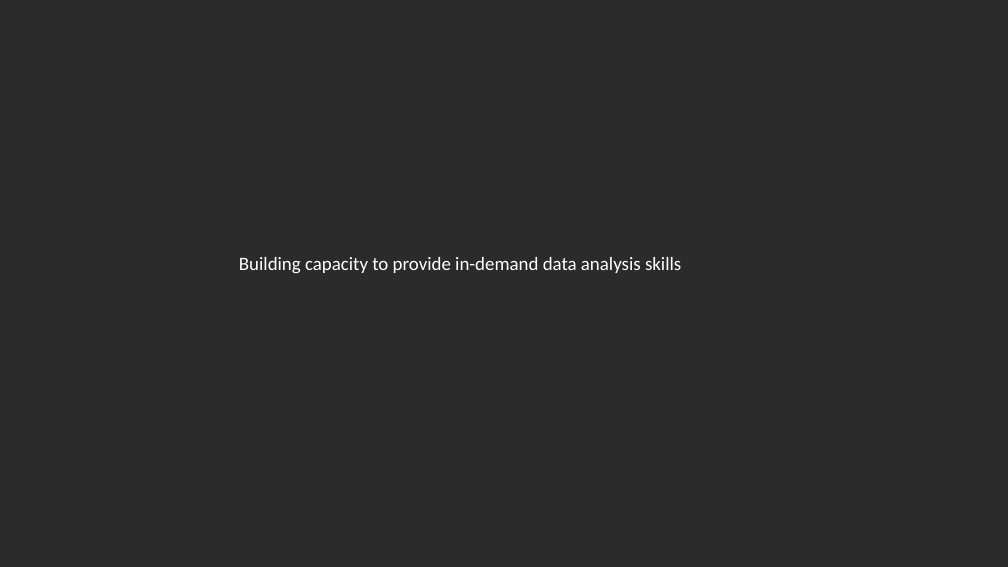
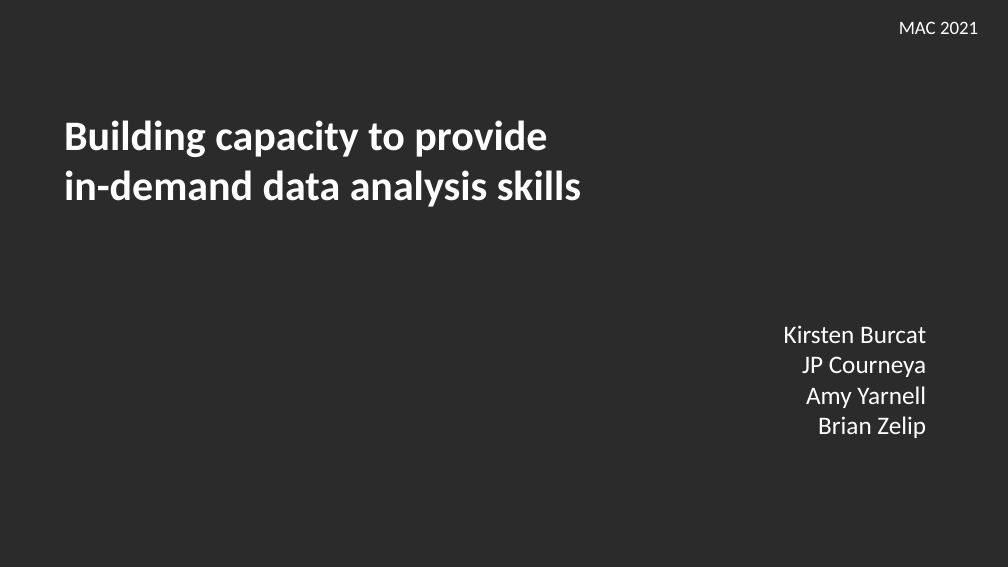
Before and after one commit to hshsl-training/library-carpentry-2021-11-03-04-NNLM-Region1-online, a slide deck: slide 1 of slides.pptx. Drawn at 1008x567 pixels with LibreOffice and Linux fonts; fonts in the diff are those of the drawing; background and template pictures are left out; a plain dark background stands for a picture behind light text. Boxes give left, top, right and bottom in pixels: in the first picture for what was removed or moved away, otherwise in the second. Text is boxed around its words. In the diff, an @@ line names an element or a change of style, - is before the commit and + after.

```diff
--- a/slides.pptx
+++ b/slides.pptx
@@ text added at [899,21,978,34], 18 pt, text #FFFFFF @@
+MAC 2021
@@ text at [64,120,581,207]: text changed; size 18 to 40 pt; bold on @@
-Building capacity to provide in-demand data analysis skills
+Building capacity to provide
+in-demand data analysis skills
@@ text added at [784,325,926,438], 24 pt, text #FFFFFF @@
+Kirsten Burcat
+JP Courneya
+Amy Yarnell
+Brian Zelip
```
Also in this commit, not shown: 2 slides added, 2 slides removed.
